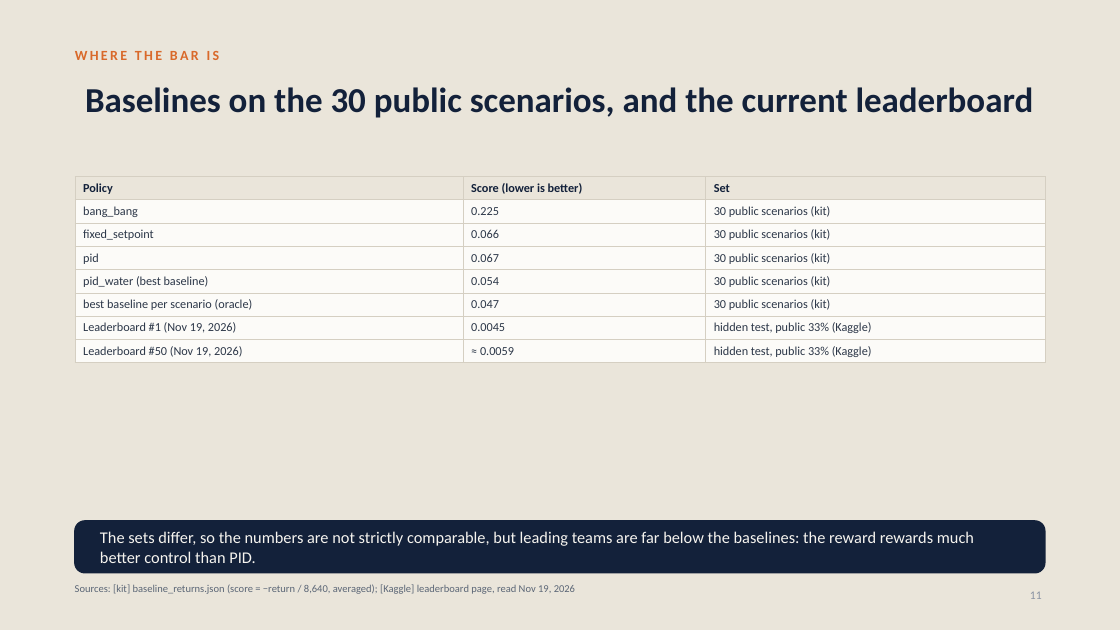
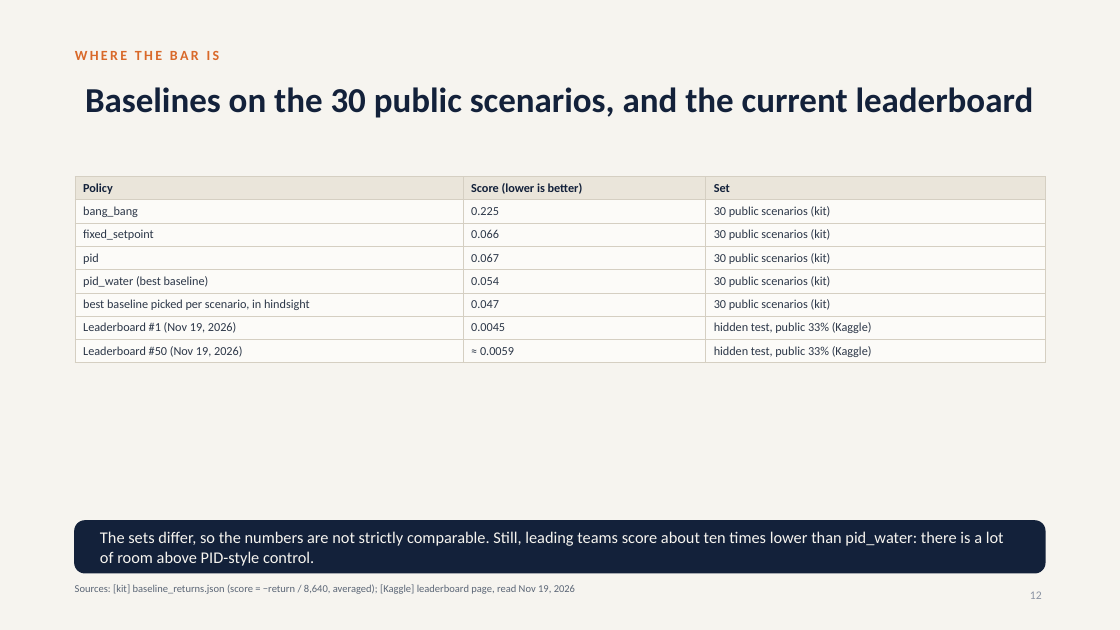
Before and after one commit to srivathsanb14/working-code, a slide deck: slide 12 of docs/One_Controller_for_Every_Building.pptx (slide 11 before the commit). Drawn at 1120x630 pixels with LibreOffice and Linux fonts; fonts in the diff are those of the drawing. Boxes give left, top, right and bottom in pixels: in the first picture for what was removed or moved away, otherwise in the second. Text is boxed around its words. In the diff, an @@ line names an element or a change of style, - is before the commit and + after.

```diff
--- a/docs/One_Controller_for_Every_Building.pptx
+++ b/docs/One_Controller_for_Every_Building.pptx
@@ background #EAE5DA to #F6F4EF @@
@@ table at (x1=75, y1=176, x2=1045, y2=361) @@
-row 6, column 1: best baseline per scenario (oracle)
+row 6, column 1: best baseline picked per scenario, in hindsight
@@ text at (x1=100, y1=531, x2=1004, y2=566): text changed @@
-The sets differ, so the numbers are not strictly comparable, but leading teams are far below the baselines: the reward rewards much better control than PID.
+The sets differ, so the numbers are not strictly comparable. Still, leading teams score about ten times lower than pid_water: there is a lot of room above PID-style control.
@@ page number at (x1=1030, y1=591, x2=1042, y2=599): text changed @@
-11
+12
```
Also in this commit, not shown: 62 other slides changed, 21 slides added, 6 other files.
